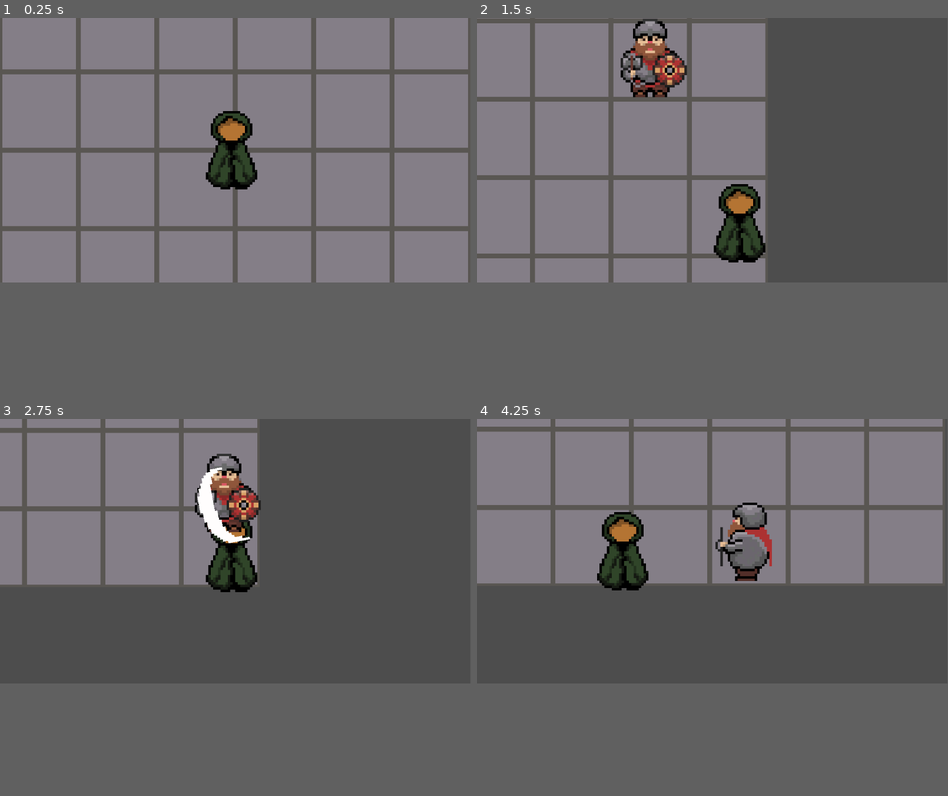
Above: before the commit, frames 1-4 (two rows, left to right).
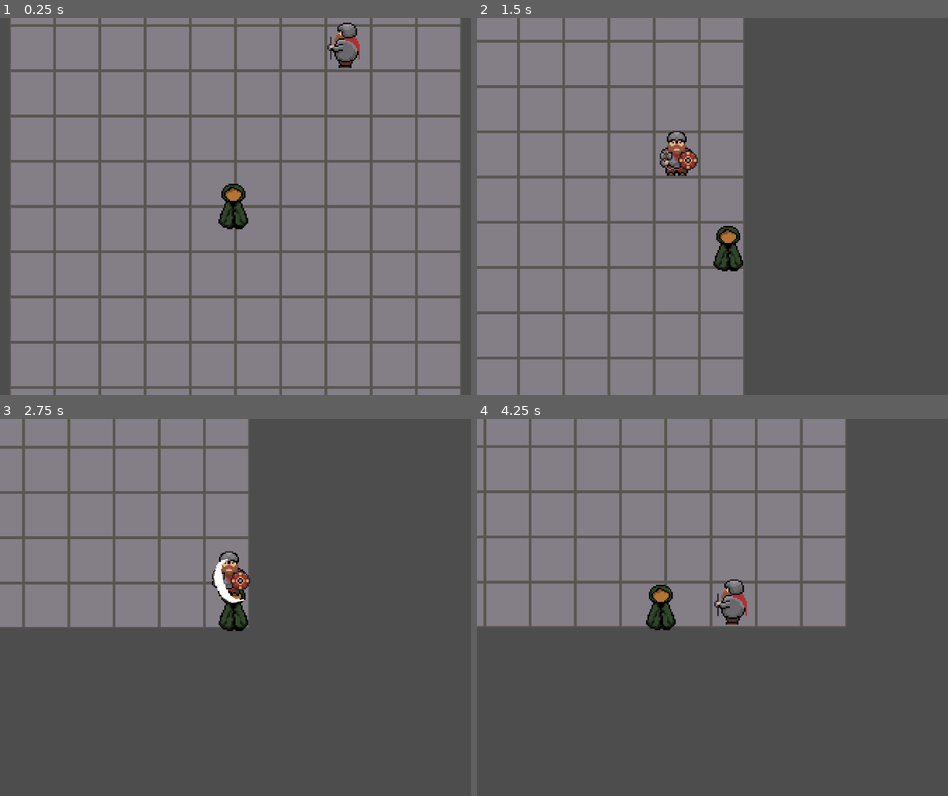
Above: after the commit, the same moments.

Repository: afilipovski/masked-descent
Game: Godot game, scene res://scenes/test_room.tscn
The game is run twice, just before and just after one commit, with the same random seed, the same clock (stepped at 60 frames per second) and the same inputs. This scene is started directly instead of the project's main scene.
Inputs:
- Up to frame 1 (0.25 s): no input
- Up to frame 2 (1.5 s): tap Enter at 0.5 s; hold D (move_right) 0.53-1.28 s; hold Tab (cycle_mask) 0.53-1.28 s; hold S (move_down) from 1.28 s (still down); tap Shift (sprint) at 1.35 s
- Up to frame 3 (2.75 s): release S (move_down) at 2.03 s; hold D (move_right) from 2.03 s (still down); hold Tab (cycle_mask) from 2.03 s (still down)
- Up to frame 4 (4.25 s): release D (move_right) at 2.78 s; release Tab (cycle_mask) at 2.78 s; hold W (move_up) 2.78-3.53 s; tap Shift (sprint) at 2.85 s; hold A (move_left) from 3.53 s (still down); hold Tab (cycle_mask) from 3.53 s (still down)
In our replay, the window is 799x449 before the commit and 800x640 after it. These sizes can differ from the game's own. Grey fills any space a smaller window leaves; there, only what the larger window draws over its background counts as a difference.

The runs differ from the first frame. In frame 1, 23% of the frame differs, in the area x 0-100%, y 0-100%; in frame 2, 29%; in frame 3, 14%; in frame 4, 26%.

Commit message:
death poofing

Diff:
--- a/project.godot
+++ b/project.godot
@@ -14,6 +14,11 @@
 run/main_scene="res://scenes/main.tscn"
 config/features=PackedStringArray("4.6", "GL Compatibility")
 config/icon="res://icon.svg"
+
+[display]
+
+window/size/viewport_width=2000
+window/size/viewport_height=2000
 
 [global_group]
 
--- /dev/null
+++ b/scenes/death_effect.tscn
@@ -0,0 +1,64 @@
+[gd_scene format=3 uid="uid://p7pbv3l0n55"]
+
+[ext_resource type="Texture2D" uid="uid://qivsqux1bks" path="res://assets/poof.png" id="1_0eoe3"]
+[ext_resource type="Script" uid="uid://dudhq6syepmg7" path="res://scripts/effects/death_effect.gd" id="1_516on"]
+
+[sub_resource type="AtlasTexture" id="AtlasTexture_516on"]
+atlas = ExtResource("1_0eoe3")
+region = Rect2(32, 0, 32, 48)
+
+[sub_resource type="AtlasTexture" id="AtlasTexture_koetp"]
+atlas = ExtResource("1_0eoe3")
+region = Rect2(0, 0, 32, 48)
+
+[sub_resource type="AtlasTexture" id="AtlasTexture_6yftb"]
+atlas = ExtResource("1_0eoe3")
+region = Rect2(64, 0, 32, 48)
+
+[sub_resource type="AtlasTexture" id="AtlasTexture_db78l"]
+atlas = ExtResource("1_0eoe3")
+region = Rect2(0, 48, 32, 48)
+
+[sub_resource type="AtlasTexture" id="AtlasTexture_iw60t"]
+atlas = ExtResource("1_0eoe3")
+region = Rect2(32, 48, 32, 48)
+
+[sub_resource type="AtlasTexture" id="AtlasTexture_pkby3"]
+atlas = ExtResource("1_0eoe3")
+region = Rect2(64, 48, 32, 48)
+
+[sub_resource type="SpriteFrames" id="SpriteFrames_vp0q4"]
+animations = [{
+"frames": [{
+"duration": 1.0,
+"texture": SubResource("AtlasTexture_516on")
+}, {
+"duration": 1.0,
+"texture": SubResource("AtlasTexture_koetp")
+}, {
+"duration": 1.0,
+"texture": SubResource("AtlasTexture_6yftb")
+}, {
+"duration": 1.0,
+"texture": SubResource("AtlasTexture_db78l")
+}, {
+"duration": 1.0,
+"texture": SubResource("AtlasTexture_iw60t")
+}, {
+"duration": 1.0,
+"texture": SubResource("AtlasTexture_pkby3")
+}, {
+"duration": 1.0,
+"texture": null
+}],
+"loop": false,
+"name": &"death_effect",
+"speed": 10.0
+}]
+
+[node name="DeathEffect" type="Node2D" unique_id=2054234227]
+script = ExtResource("1_516on")
+
+[node name="AnimatedSprite2D" type="AnimatedSprite2D" parent="." unique_id=187028001]
+sprite_frames = SubResource("SpriteFrames_vp0q4")
+animation = &"death_effect"
--- a/scenes/enemies/dwarf.tscn
+++ b/scenes/enemies/dwarf.tscn
@@ -1,8 +1,9 @@
 [gd_scene format=3 uid="uid://cs0uiq4hqgsgr"]
 
-[ext_resource type="Script" uid="uid://dc8s7kgh5o7or" path="res://scripts/enemies/dwarf.gd" id="1_0g8kj"]
-[ext_resource type="Texture2D" uid="uid://b0dysdihj27pd" path="res://assets/enemies/dwarf_animated.png" id="2_uspnt"]
+[ext_resource type="Script" uid="uid://pjyhvkbqbarx" path="res://scripts/enemies/dwarf.gd" id="1_0g8kj"]
+[ext_resource type="Texture2D" uid="uid://s4ct1loxnuau" path="res://assets/enemies/dwarf_animated.png" id="2_uspnt"]
 [ext_resource type="PackedScene" uid="uid://bmnolqwq03q1k" path="res://scenes/swoosh_attack.tscn" id="2_ycnfq"]
+[ext_resource type="PackedScene" uid="uid://p7pbv3l0n55" path="res://scenes/death_effect.tscn" id="3_jgtmn"]
 
 [sub_resource type="AtlasTexture" id="AtlasTexture_eid3i"]
 atlas = ExtResource("2_uspnt")
@@ -75,8 +76,11 @@
 radius = 12.0
 
 [node name="Dwarf" type="CharacterBody2D" unique_id=830158451]
+collision_layer = 141
+collision_mask = 141
 script = ExtResource("1_0g8kj")
 attack_effect_scene = ExtResource("2_ycnfq")
+death_effect_scene = ExtResource("3_jgtmn")
 
 [node name="AnimatedSprite2D" type="AnimatedSprite2D" parent="." unique_id=879989605]
 sprite_frames = SubResource("SpriteFrames_pcix0")
@@ -87,6 +91,8 @@
 shape = SubResource("CircleShape2D_eid3i")
 
 [node name="Hitbox" type="Area2D" parent="." unique_id=2023391107]
+collision_layer = 137
+collision_mask = 137
 
 [node name="CollisionShape2D" type="CollisionShape2D" parent="Hitbox" unique_id=518019176]
 position = Vector2(0, 4)
--- a/scenes/main.tscn
+++ b/scenes/main.tscn
@@ -7,10 +7,11 @@
 [ext_resource type="Texture2D" uid="uid://b0mpuy4m3yxgp" path="res://assets/stairs.jpg" id="3_fws66"]
 [ext_resource type="Script" uid="uid://cg3nobg4uifa" path="res://scripts/character_body_2d.gd" id="3_j7wrs"]
 [ext_resource type="Texture2D" uid="uid://0rcyg17w1i88" path="res://assets/wall-n.png" id="4_wall_n"]
+[ext_resource type="Texture2D" uid="uid://0rcyg17w1i88" path="res://assets/wall-n.png" id="4_wall_n"]
 [ext_resource type="Texture2D" uid="uid://bu510rq3khy0q" path="res://assets/main_character.png" id="5_04qyp"]
 [ext_resource type="Script" uid="uid://c7qk5anmpq1im" path="res://scripts/dungeon_generator.gd" id="5_o6xl0"]
 [ext_resource type="Texture2D" uid="uid://b1nxaceg67pkb" path="res://assets/wall-s.png" id="5_wall_s"]
-[ext_resource type="PackedScene" path="res://scenes/boss_room.tscn" id="6_tefeu"]
+[ext_resource type="PackedScene" uid="uid://c4n8f8uk1m84t" path="res://scenes/boss_room.tscn" id="6_tefeu"]
 [ext_resource type="Texture2D" uid="uid://bqjw0titvxwbt" path="res://assets/wall-e.png" id="6_wall_e"]
 [ext_resource type="Texture2D" uid="uid://5wk2217drca7" path="res://assets/wall-w.png" id="7_wall_w"]
 [ext_resource type="Texture2D" uid="uid://clc2l7mydwmgc" path="res://assets/wall-corner-ne.png" id="8_wall_ne"]
@@ -83,7 +84,7 @@
 
 [sub_resource type="CircleShape2D" id="CircleShape2D_4vge2"]
 
-[node name="Root" type="Node2D" unique_id=1359679254]
+[node name="Root2" type="Node2D" unique_id=1359679254]
 
 [node name="UI" type="CanvasLayer" parent="." unique_id=139768032]
 
@@ -132,4 +133,9 @@
 
 [node name="BossRoom" parent="." unique_id=261575104 instance=ExtResource("6_tefeu")]
 
+[node name="Node2D" type="Node2D" parent="." unique_id=407149965]
+
+[node name="BossRoom" parent="." unique_id=261575104 instance=ExtResource("6_tefeu")]
+position = Vector2(-67, 13)
+
 [connection signal="dungeon_generated" from="TileMap" to="UI/MarginContainer/Minimap" method="update_dungeon_data"]
--- /dev/null
+++ b/scripts/effects/death_effect.gd
@@ -0,0 +1,28 @@
+extends Node2D
+
+func _ready():
+	var animated_sprite = $AnimatedSprite2D
+	if !animated_sprite:
+		return
+
+	var animations = animated_sprite.sprite_frames.get_animation_names()
+	if animations.size() > 0:
+		var anim_name = animations[0]
+		animated_sprite.play(anim_name)
+	else:
+		print("Death effect: No animations found in sprite frames!")
+
+	animated_sprite.animation_finished.connect(_on_animation_finished)
+
+	var timer = Timer.new()
+	timer.wait_time = 1.5
+	timer.one_shot = true
+	timer.timeout.connect(_on_timer_timeout)
+	add_child(timer)
+	timer.start()
+
+func _on_animation_finished():
+	queue_free()
+
+func _on_timer_timeout():
+	queue_free()
--- a/scripts/enemies/base.gd
+++ b/scripts/enemies/base.gd
@@ -6,6 +6,7 @@
 @export var detection_range: float = 200.0
 @export var health: int = 3
 @export var max_health: int = 3
+@export var death_effect_scene: PackedScene
 
 var player: Node2D
 var damage_timer: Timer
@@ -69,16 +70,28 @@
 	_on_death()
 	queue_free()
 
+
 func _on_death():
-	pass
+	if !death_effect_scene:
+		return
+
+	var effect = death_effect_scene.instantiate()
+	get_parent().add_child(effect)
+	effect.global_position = global_position
+
 
 func _on_hitbox_body_entered(body: Node2D):
+	print("Hitbox detected body: ", body.name, " groups: ", body.get_groups())
 	if body.is_in_group("player"):
+		print("Player entered hitbox!")
 		player_in_hitbox = true
 		_attack_player(body)
 		damage_timer.start()
+	else:
+		print("Body is not in player group")
 
 func _on_hitbox_body_exited(body: Node2D):
+	print("Hitbox body exited: ", body.name)
 	if body.is_in_group("player"):
 		player_in_hitbox = false
 		damage_timer.stop()
--- a/scripts/enemies/dwarf.gd
+++ b/scripts/enemies/dwarf.gd
@@ -63,6 +63,7 @@
 	_play_attack_effect(player_body)
 	if !player_body.has_method("take_damage"):
 		return
+
 	player_body.take_damage(damage)
 
 	if !player_body.has_method("apply_knockback"):
--- a/scripts/spell_projectile.gd
+++ b/scripts/spell_projectile.gd
@@ -5,7 +5,7 @@
 var lifetime = 1.2
 var max_distance = 500.0
 var traveled_distance = 0.0
-var damage = 1
+var damage = 10
 
 func set_direction(new_direction: Vector2) -> void:
 	direction = new_direction.normalized()
@@ -44,7 +44,7 @@
 
 func _damage_enemy(enemy: Node) -> void:
 	if enemy.has_method("take_damage"):
-		enemy.take_damage(1)
+		enemy.take_damage(damage)
 		print("Projectile hit enemy for 1 damage!")
 
 
Not shown, removed: assets/dwarf.png.import
Not shown, changed: assets/enemies/dwarf_animated.png.import
Binary file added: assets/poof.png
Not shown, changed: assets/poof.png.import
Not shown, changed: assets/swoosh.png.import
Not shown: 1 places in scenes/main.tscn that only renumber resources
Not shown: 1 places in scenes/test_room.tscn that only renumber resources
Not shown, added: scripts/effects/death_effect.gd.uid
Not shown, removed: scripts/enemy.gd.uid
